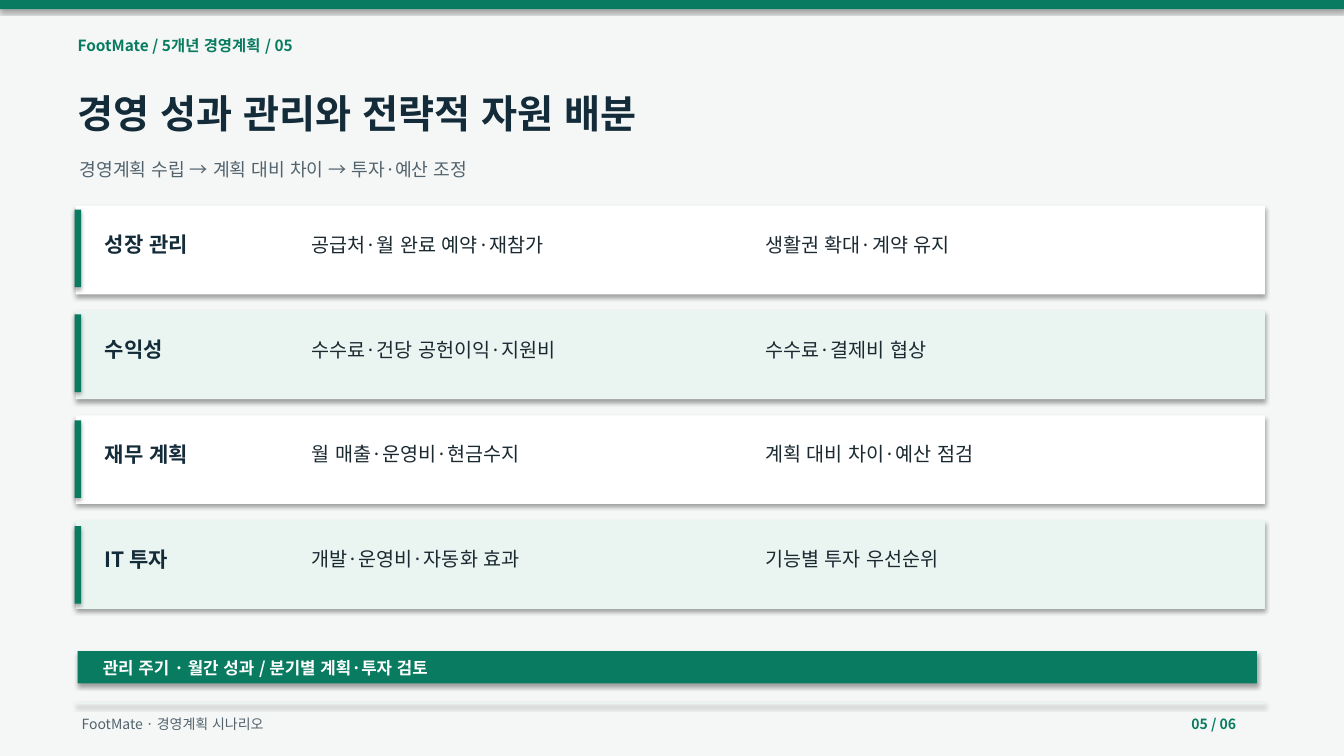
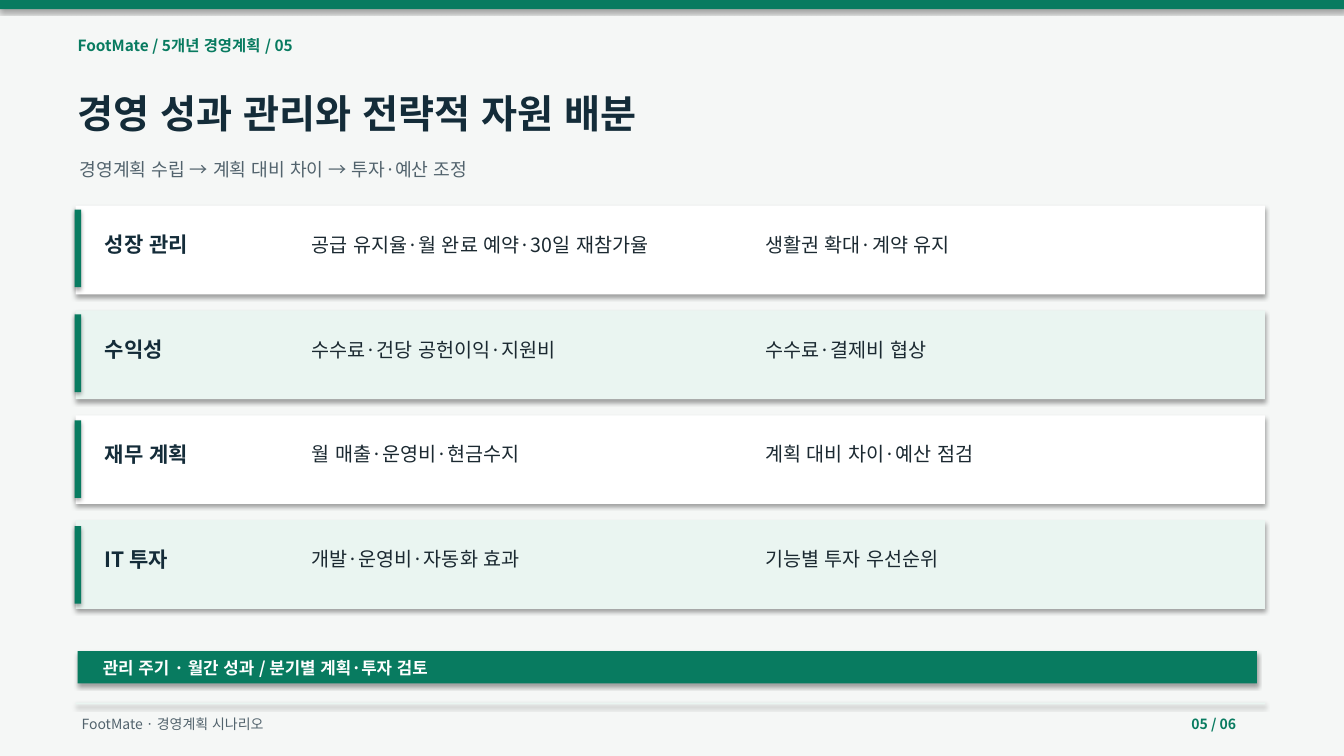
Before and after one commit to dohyunkimmm/footmate-case-study, a slide deck: slide 5 of src/case-study/downloads/footmate_5year_strategy.pptx. Drawn at 1344x756 pixels with LibreOffice and Linux fonts; fonts in the diff are those of the drawing. Boxes give left, top, right and bottom in pixels: in the first picture for what was removed or moved away, otherwise in the second. Text is boxed around its words. In the diff, an @@ line names an element or a change of style, - is before the commit and + after.

```diff
--- a/src/case-study/downloads/footmate_5year_strategy.pptx
+++ b/src/case-study/downloads/footmate_5year_strategy.pptx
@@ text at [311, 235, 648, 254]: text changed @@
-공급처·월 완료 예약·재참가
+공급 유지율·월 완료 예약·30일 재참가율
```
Also in this commit, not shown: 2 other slides changed, 11 other files.
